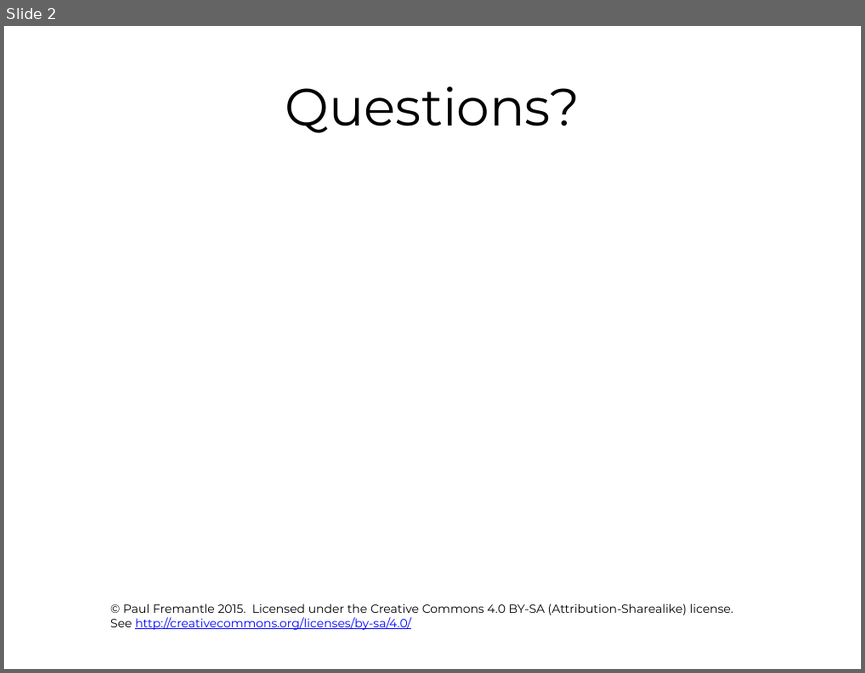
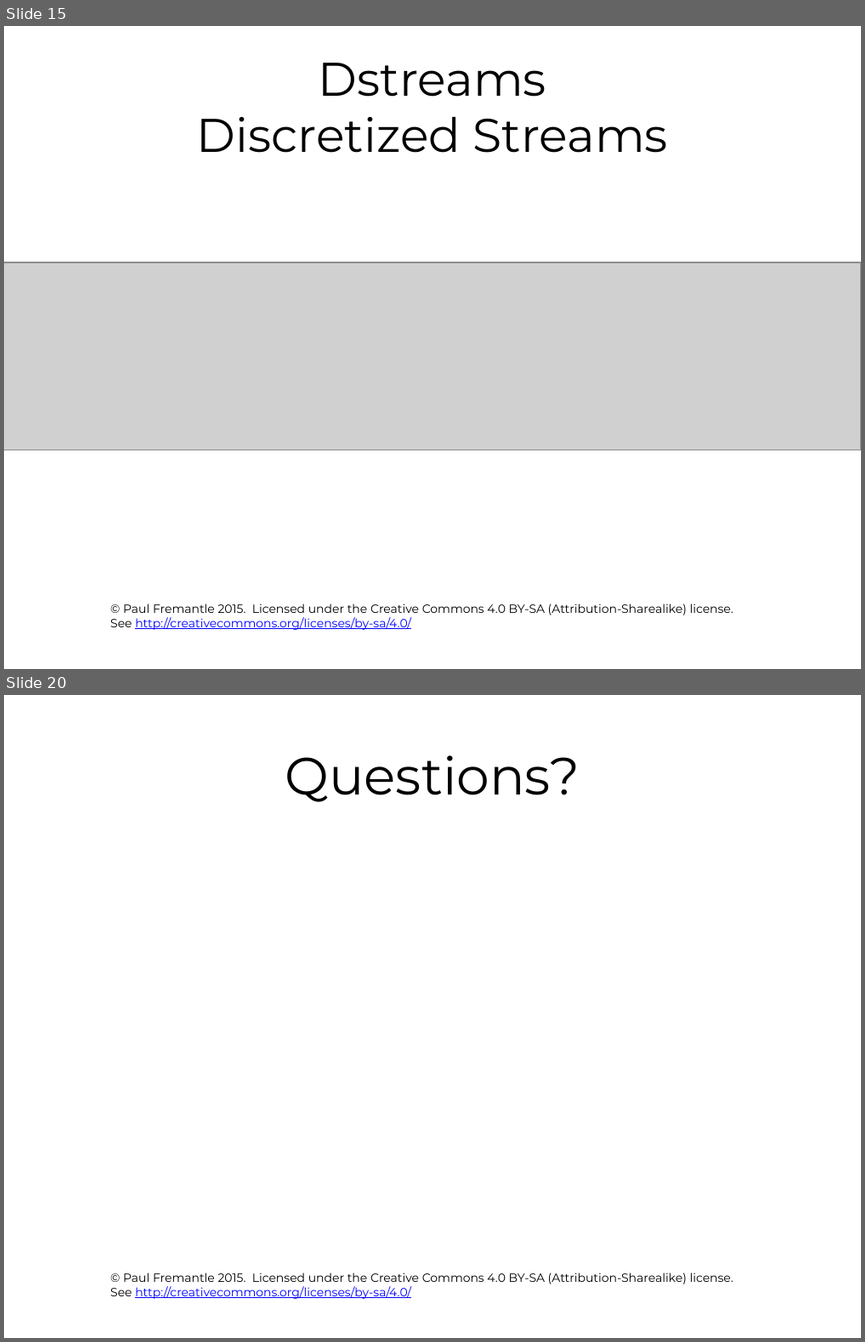
Before and after one commit to pzfreo/ox-clo, a slide deck: pres-source/11-realtime-bigdata.pptx. Shown one above the other, each under a label of ours: slide 2 before the commit, slides 15 and 20 after it; the slides between them are not shown. The pictures are 865x673 and 865x1342 pixels, drawn with LibreOffice and Linux fonts; fonts in the diff are those of the drawing; grey boxes stand for pictures; background and template pictures are left out. Boxes give left, top, right and bottom in pixels: in the first picture for what was removed or moved away, otherwise in the second. Text is boxed around its words. In the diff, an @@ line names an element or a change of style, - is before the commit and + after.

```diff
--- a/pres-source/11-realtime-bigdata.pptx
+++ b/pres-source/11-realtime-bigdata.pptx
@@ slide 15 added at [4,26,861,669], background #FFFFFF; not listed: 1 template element that a slide beside it also shows @@
@@ title added at [197,63,668,153], 39.6 pt, text #000000 @@
+Dstreams
+Discretized Streams
@@ picture added at [4,262,861,450] @@
@@ what was slide 2 is now slide 20 @@
```
Also in this commit, not shown: 17 other slides added.
